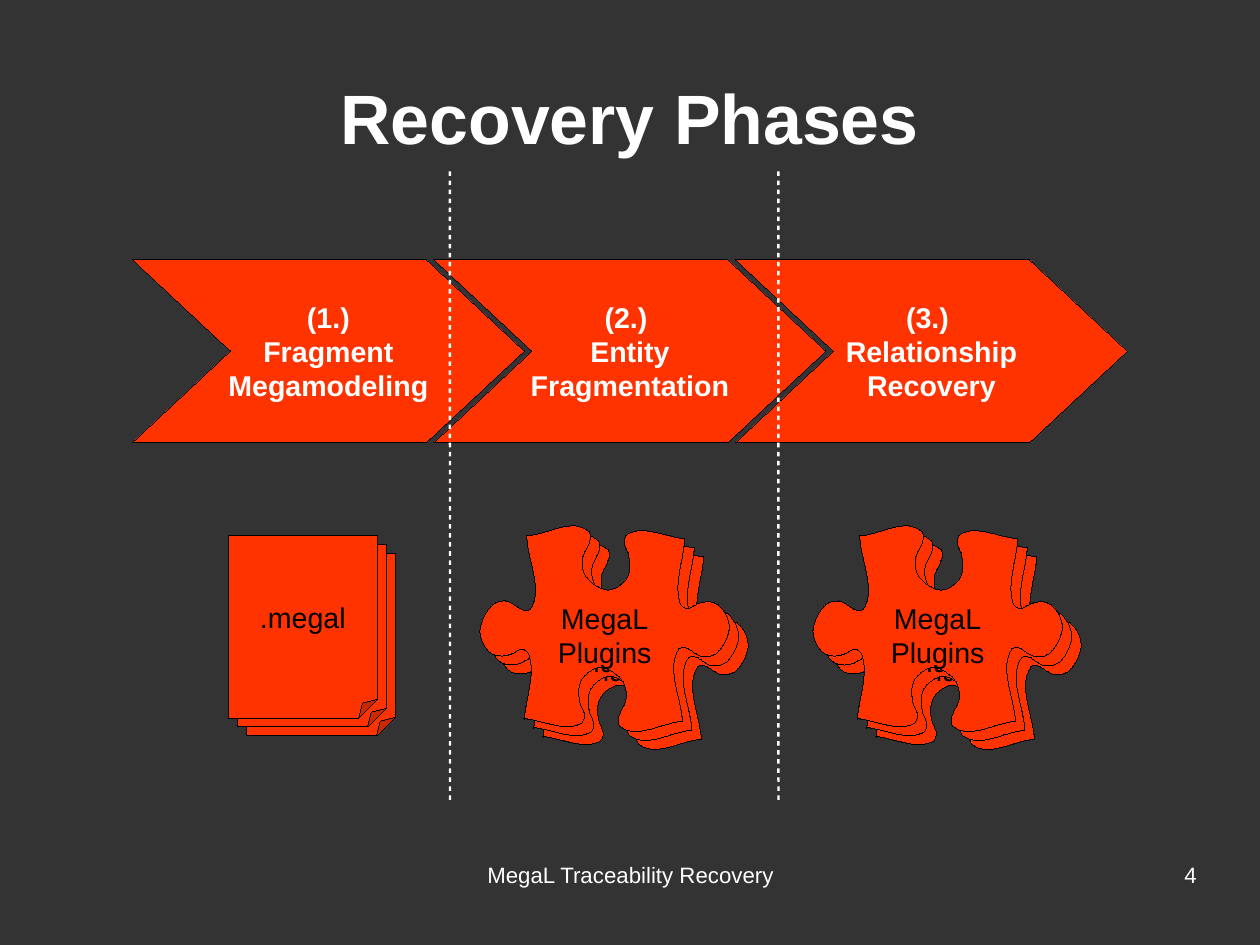
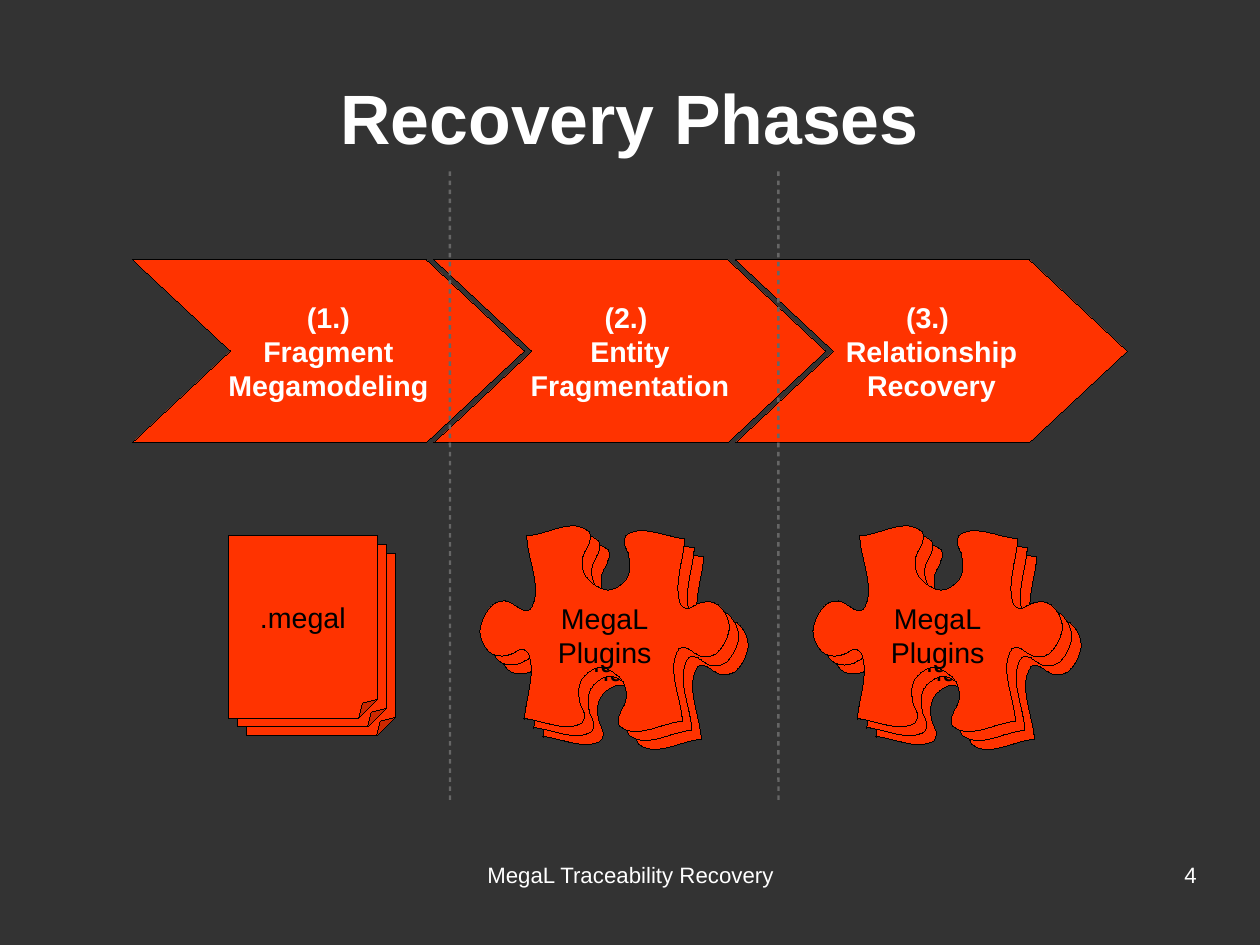
Before and after one commit to hayasam/megal-tr, a slide deck: slide 4 of slides/softlang-sync-2016-03-07/softlang-sync-2016-03-07.odp. Drawn at 1260x945 pixels with LibreOffice and Linux fonts; fonts in the diff are those of the drawing. Boxes give left, top, right and bottom in pixels: in the first picture for what was removed or moved away, otherwise in the second. Text is boxed around its words. In the diff, an @@ line names an element or a change of style, - is before the commit and + after.

```diff
--- a/slides/softlang-sync-2016-03-07/softlang-sync-2016-03-07.odp
+++ b/slides/softlang-sync-2016-03-07/softlang-sync-2016-03-07.odp
@@ line (450, 172) - (450, 800): stroke #FFFFFF 1.45 pt to #666666 1.45 pt @@
@@ line (779, 172) - (779, 800): stroke #FFFFFF 1.45 pt to #666666 1.45 pt @@
```
Also in this commit, not shown: 4 other slides changed, 1 other file.
